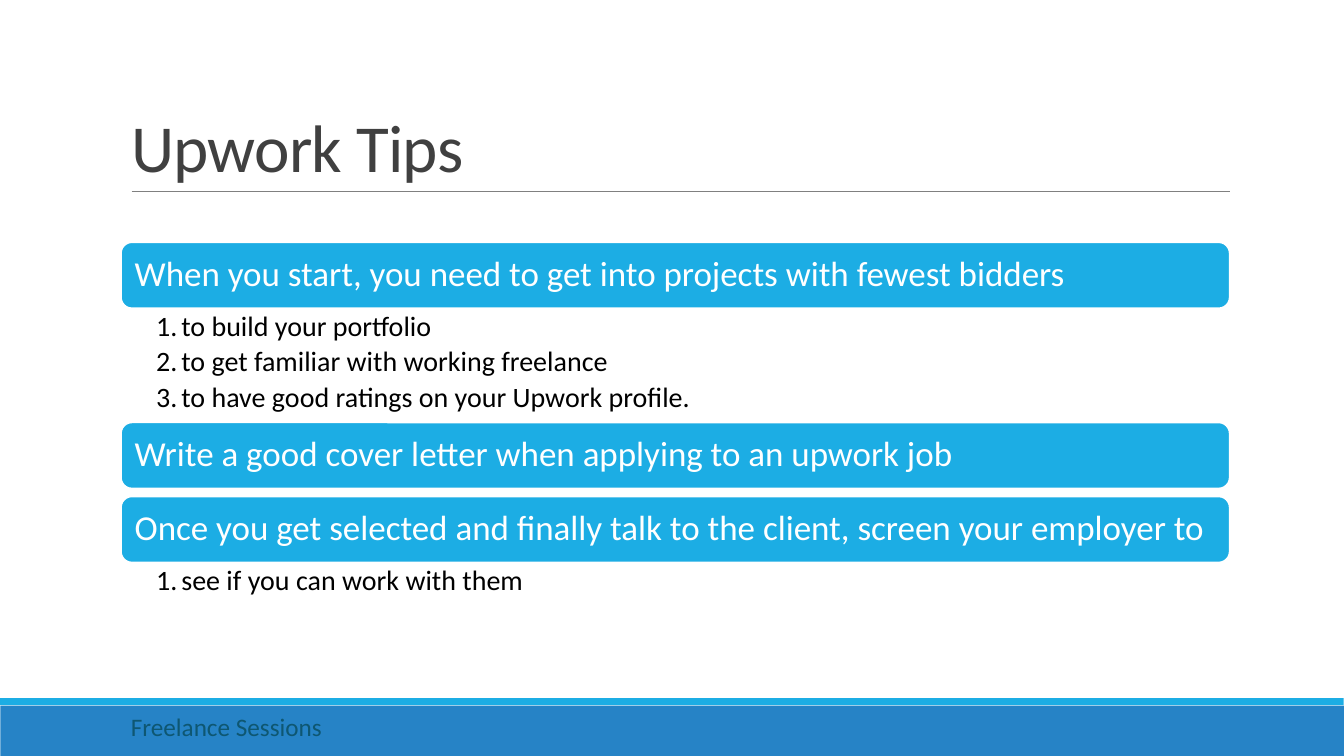
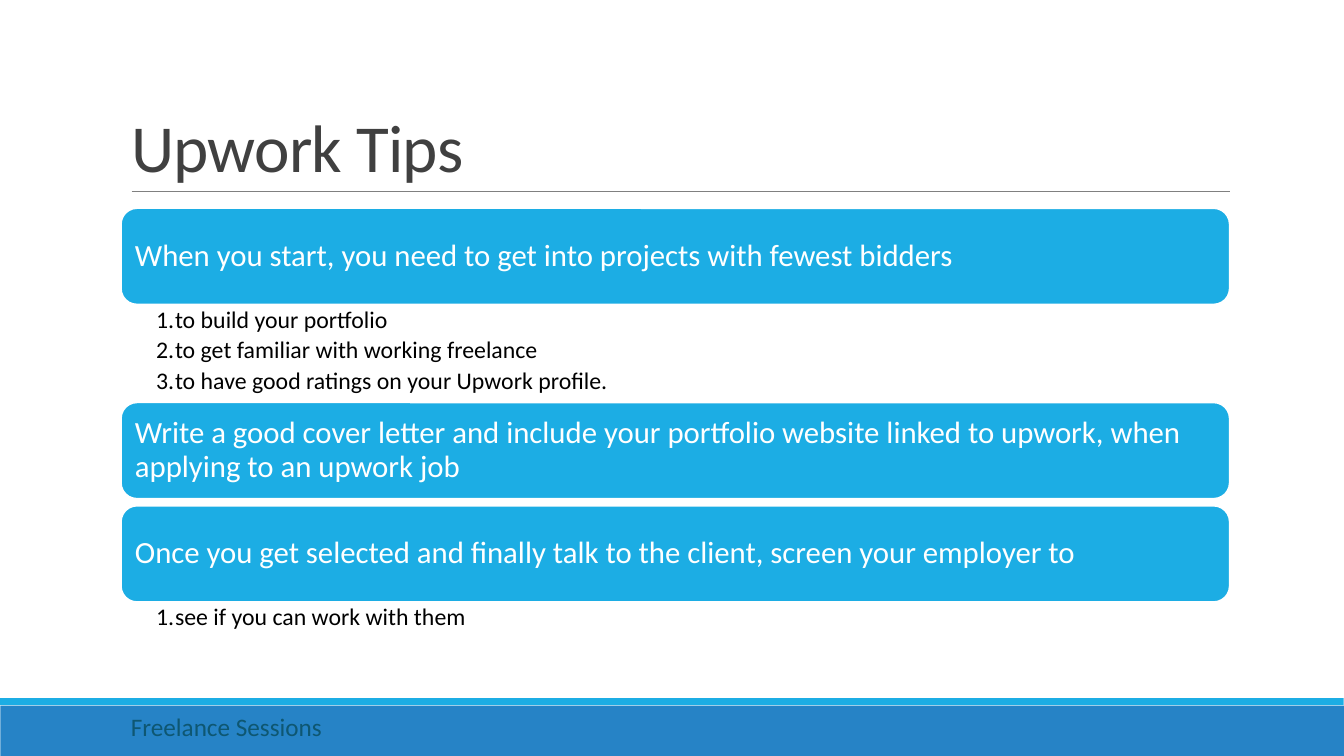
Before and after one commit to rishigujadhur1/Slides, a slide deck: slide 11 of Freelancing/Freelance Session 1.pptx (slide 12 before the commit). Drawn at 1344x756 pixels with LibreOffice and Linux fonts; fonts in the diff are those of the drawing. Boxes give left, top, right and bottom in pixels: in the first picture for what was removed or moved away, otherwise in the second. Text is boxed around its words. In the diff, an @@ line names an element or a change of style, - is before the commit and + after.

Commit message:
Service proposal and Interview tips from Upwork

```diff
--- a/Freelancing/Freelance Session 1.pptx
+++ b/Freelancing/Freelance Session 1.pptx
@@ rounded rectangle: place and size @@
-rounded rectangle at box(121, 242, 1230, 309)
+rounded rectangle at box(121, 209, 1230, 306)
@@ text "When you start, you need ...": place and size @@
-text "When you start, you need ..." at box(135, 261, 1065, 292)
+text "When you start, you need ..." at box(135, 244, 952, 272)
@@ text "When you start, you need ..." at box(135, 244, 952, 272): size 25 to 22 pt; less space between paragraphs @@
@@ text "to build your portfolio" at box(156, 311, 607, 393): size 20 to 17 pt; indent changed @@
@@ rounded rectangle: place and size @@
-rounded rectangle at box(121, 422, 1230, 489)
+rounded rectangle at box(121, 402, 1230, 499)
@@ text at box(135, 421, 1181, 483): text changed; size 25 to 22 pt @@
-Write a good cover letter when applying to an upwork job
+Write a good cover letter and include your portfolio website linked to upwork, when applying to an upwork job
@@ rounded rectangle: place and size @@
-rounded rectangle at box(121, 497, 1230, 564)
+rounded rectangle at box(121, 506, 1230, 603)
@@ text "Once you get selected and ..." at box(135, 541, 1074, 569): size 25 to 22 pt; less space between paragraphs @@
@@ text "Once you get selected and ...": place and size @@
-text "Once you get selected and ..." at box(135, 515, 1204, 546)
+text "Once you get selected and ..." at box(135, 541, 1074, 569)
@@ text "see if you can work ..." at box(156, 608, 465, 629): size 20 to 17 pt; indent changed @@
@@ text "see if you can work ...": place and size @@
-text "see if you can work ..." at box(181, 570, 522, 595)
+text "see if you can work ..." at box(156, 608, 465, 629)
```
Also in this commit, not shown: 3 other slides changed, 3 slides added, 1 slide removed.
